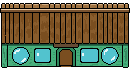
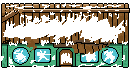
Layered file, before and after one edit (130 x 70). Changes by layer:
pixels changed over left=0, top=4, right=128, bottom=67 (layer not identified)
